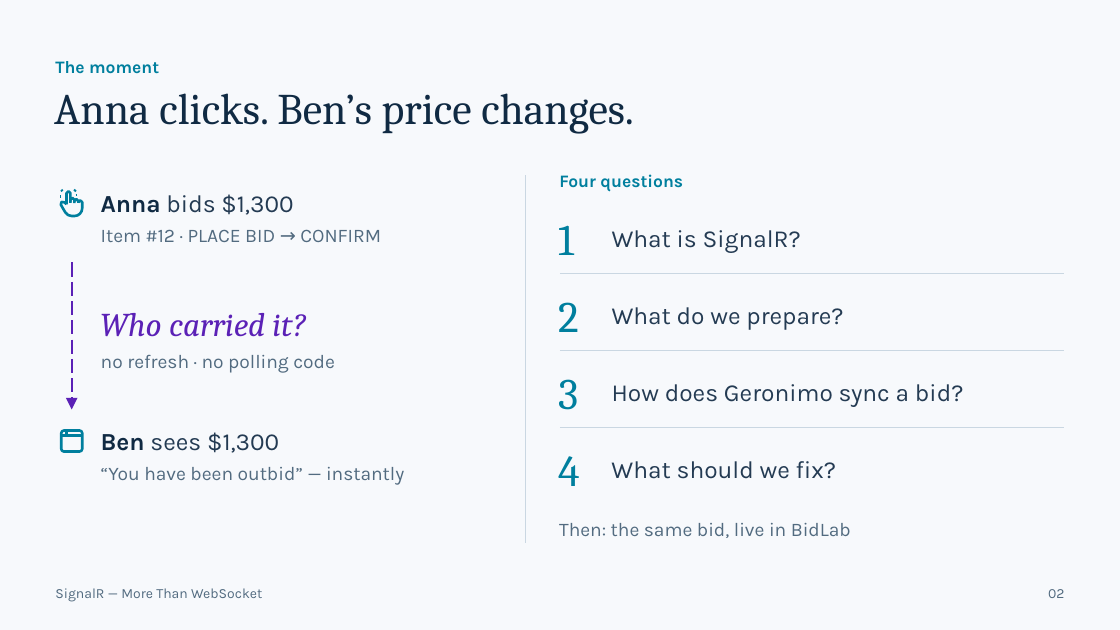
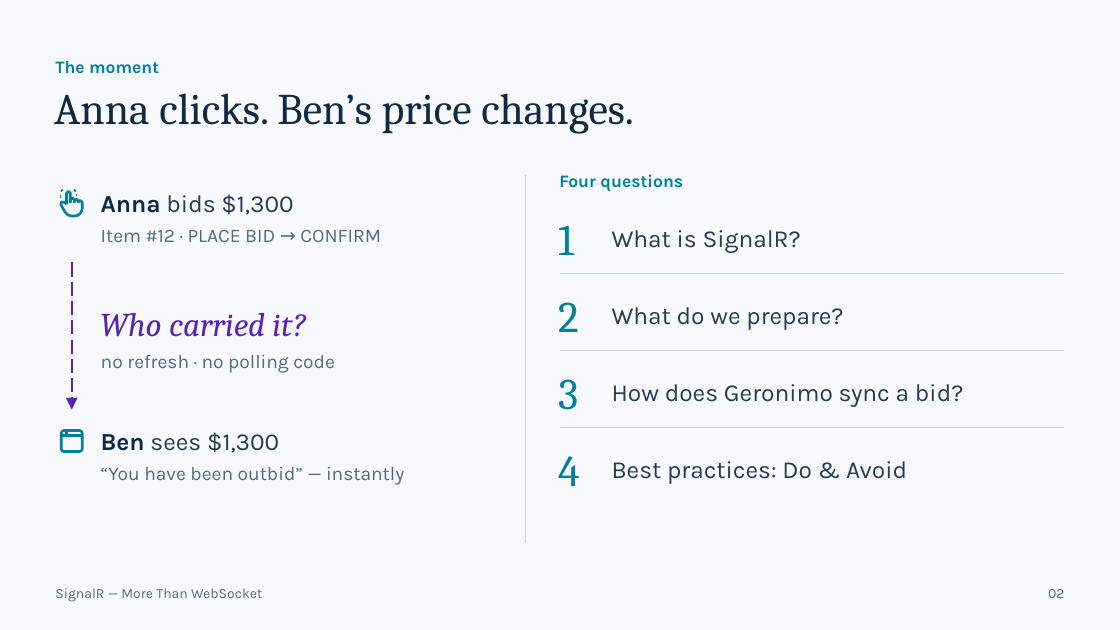
Before and after one commit to Daniiislo/TechSharing, a slide deck: slide 2 of SignalR/presentation/SignalR - More Than WebSocket.pptx. Drawn at 1120x630 pixels with LibreOffice and Linux fonts; fonts in the diff are those of the drawing. Boxes give left, top, right and bottom in pixels: in the first picture for what was removed or moved away, otherwise in the second. Text is boxed around its words. In the diff, an @@ line names an element or a change of style, - is before the commit and + after.

```diff
--- a/SignalR/presentation/SignalR - More Than WebSocket.pptx
+++ b/SignalR/presentation/SignalR - More Than WebSocket.pptx
@@ text at <box>612,461,907,484</box>: text changed @@
-What should we fix?
+Best practices: Do & Avoid
@@ text removed at <box>559,523,851,538</box> @@
-Then: the same bid, live in BidLab
```
Also in this commit, not shown: 12 other slides changed, 2 slides added, 2 slides removed, 38 other files.
